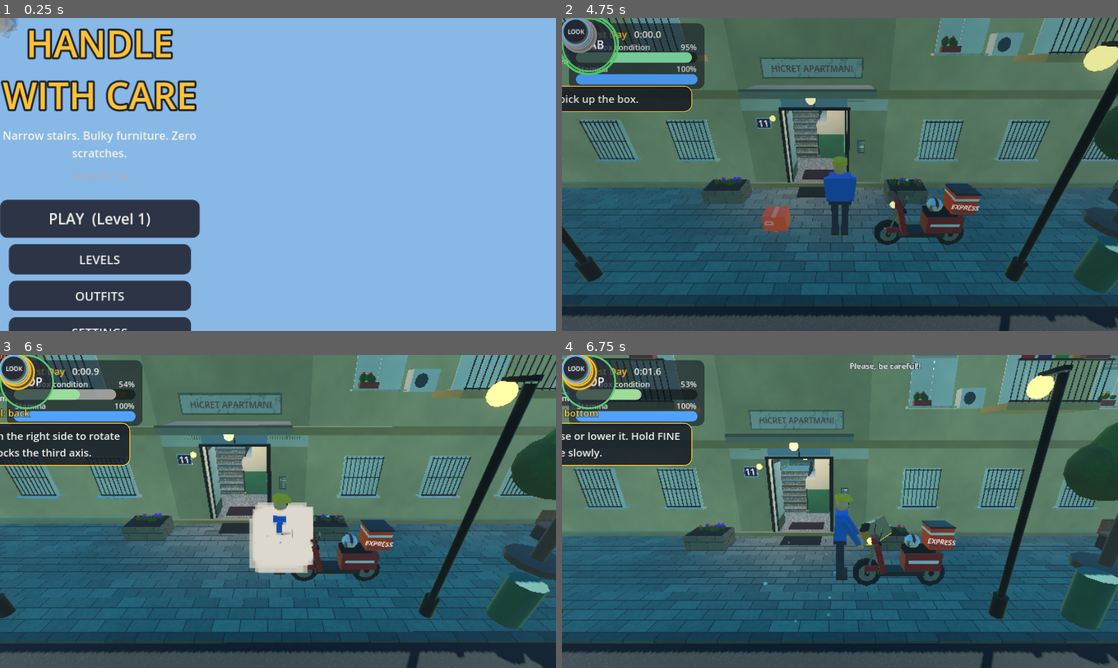
Above: before the commit, frames 1-4 (two rows, left to right).
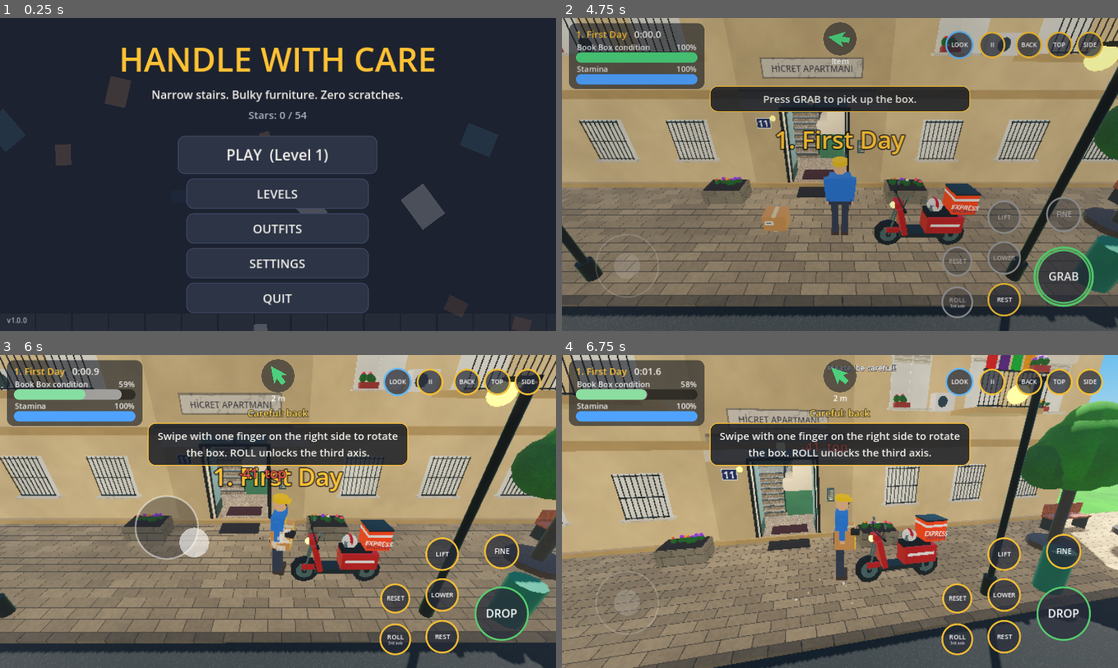
Above: after the commit, the same moments.

Repository: samildgan-beep/osman
Game: Godot game, scene res://scenes/main.tscn
The game is run twice, just before and just after one commit, with the same random seed, the same clock (stepped at 60 frames per second) and the same inputs.
Inputs (mouse positions are in pixels of both pictures, inside the frame that each line leads up to):
- Up to frame 1 (0.25 s): no input
- Up to frame 2 (4.75 s): click "LEVELS" at 0.5 s; click "OUTFITS" at 1.25 s; click (840, 262) at 2 s, where only the run after the commit has a clickable "SETTINGS"; click "PLAY (Level 1)" at 2.75 s; click "PLAY (Level 1)" at 3.5 s; click (650, 111) at 4.25 s
- Up to frame 3 (6 s): move the mouse to (400, 495) at 5.02 s; hold D (move_right) 5.03-5.75 s; tap Space (interact) at 5.1 s; click (400, 495) at 5.17 s; drag from (166, 527) to (250, 574) at 5.77 s
- Up to frame 4 (6.75 s): move the mouse to (895, 442) at 6.52 s; hold D (move_right) from 6.53 s (still down); tap 3 (cam_side) at 6.6 s

The runs differ from the first frame. In frame 1, 88% of the frame differs, in the area x 0-100%, y 0-100%; in frame 2, 83%; in frame 3, 83%; in frame 4, 93%.

Commit message:
Godot ile test edildi: arayüz boyut hatası (set_anchors_and_offsets_preset), başlangıçta hasar, oda kapısı yol noktası, sonuç ekranı yazıları, konfeti boyutu, renk tonu, kamera yakınlığı düzeltildi
Co-Authored-By: Claude Opus 5.5 <noreply@anthropic.com>
Claude-Session: https://claude.ai/code/session_01GwPHjynzYff5VSAKz4kzay

Diff:
--- a/scripts/core/level_builder.gd
+++ b/scripts/core/level_builder.gd
@@ -517,7 +517,7 @@
 		var bx := -24.0 + i * 6.0
 		var bh := rng.randf_range(7.0, 17.0)
 		var bcol := Color(MODERN_THEMES[(i + int(L.id)) % MODERN_THEMES.size()].facade).lightened(0.1)
-		solid(Vector3(bx, bh * 0.5, -22.0), Vector3(5.4, bh, 5.0), bcol, true, MBR)
+		solid(Vector3(bx, bh * 0.5, -22.0), Vector3(5.4, bh, 5.0), bcol, true, MP)
 		batch.add_box(Vector3(bx, bh + 0.15, -22.0), Vector3(5.7, 0.3, 5.3), Color("fdfbf5"), MPA)
 		var wy := 1.6
 		while wy < bh - 1.0:
@@ -1136,7 +1136,11 @@
 	info.goal_type = goal
 	info.apt_door_pos = Vector3(sx * X_out, y, zc)
 	info.corridor_end = Vector3((xw + x_end) * 0.5, y, zc) if turn == "none" else Vector3(anchors["corridor2"].pos)
-	info.room_door_pos = _door_world(room, door_side, y)
+	# Oda kapısının gerçek yeri (oda ortası değil): yol noktası ve yön oku için
+	if turn == "none":
+		info.room_door_pos = Vector3(x_end, y, zc)
+	else:
+		info.room_door_pos = Vector3((x_end + x_end + sx * cw) * 0.5, y, float(room.z0))
 	var isize: Vector3 = item.size
 	if goal == "door":
 		# Daire kapısının önündeki sahanlık
--- a/scripts/game/camera_rig.gd
+++ b/scripts/game/camera_rig.gd
@@ -200,7 +200,9 @@
 		camera.look_at(_pivot, Vector3.UP)
 	camera.fov = lerpf(camera.fov, 58.0 if narrow_view else fov_target, 1.0 - exp(-3.0 * delta))
 	if target.visual != null:
+		# Kamera karaktere çok yaklaşınca (dar yerler) görüşü kapatmasın
 		target.visual.set_head_visible(free_look or _cur_dist > 0.9)
+		target.visual.visible = free_look or _cur_dist > 0.6
 
 
 ## Pivottan kamera yönüne en fazla ne kadar gidilebilir (duvar çarpışması).
--- a/scripts/game/carry_item.gd
+++ b/scripts/game/carry_item.gd
@@ -151,6 +151,7 @@
 	state = State.FREE
 	resting = false
 	_fall_velocity = Vector3.ZERO
+	grace = 0.5   # yere konarken oturma darbesi hasar vermesin
 
 
 func pick_up() -> void:
@@ -192,7 +193,6 @@
 	var result := {"lag": 0.0, "rot_blocked": false}
 	if state != State.HELD:
 		return result
-	grace = maxf(0.0, grace - delta)
 	# Eşya şu an bir şeyin içindeyse dönüş testlerini atla (kilitlenmeyi önler).
 	var stuck := _overlaps(global_transform, _shape_small)
 
@@ -328,6 +328,7 @@
 # ================================================================ serbest durum (yerde / düşüyor)
 
 func _physics_process(delta: float) -> void:
+	grace = maxf(0.0, grace - delta)
 	_update_flash(delta)
 	match state:
 		State.HELD:
@@ -408,7 +409,7 @@
 		var collider := col.get_collider()
 		if collider != null and collider.has_method("on_bumped"):
 			collider.call("on_bumped")
-		if impact > Config.IMPACT_THRESHOLD:
+		if impact > Config.IMPACT_THRESHOLD and grace <= 0.0:
 			var face := _face_at(col.get_position())
 			var dmg := DamageModel.impact_damage(impact, float(data.get("fragility", 1.0)), DamageModel.face_multiplier(data, face)) * Config.DROP_DAMAGE_MULT
 			apply_damage(dmg, face, dmg >= 6.0, true)
--- a/scripts/game/effects.gd
+++ b/scripts/game/effects.gd
@@ -128,10 +128,11 @@
 	p.gravity = Vector3(0, -1.2, 0)
 	p.damping_min = 1.5
 	p.damping_max = 2.5
-	p.scale_amount_min = 0.06
-	p.scale_amount_max = 0.16
+	# Boyut doğrudan ağda: ölçek çarpanı her işleyicide aynı davranmayabiliyor
+	p.scale_amount_min = 0.6
+	p.scale_amount_max = 1.5
 	var qm := QuadMesh.new()
-	qm.size = Vector2.ONE
+	qm.size = Vector2(0.11, 0.11)
 	var m := StandardMaterial3D.new()
 	m.billboard_mode = BaseMaterial3D.BILLBOARD_PARTICLES
 	m.transparency = BaseMaterial3D.TRANSPARENCY_ALPHA
@@ -165,10 +166,10 @@
 	p.damping_max = 1.6
 	p.angular_velocity_min = -540.0
 	p.angular_velocity_max = 540.0
-	p.scale_amount_min = 0.05
-	p.scale_amount_max = 0.09
+	p.scale_amount_min = 0.7
+	p.scale_amount_max = 1.3
 	var qm := QuadMesh.new()
-	qm.size = Vector2(1.0, 0.6)
+	qm.size = Vector2(0.07, 0.045)
 	var m := StandardMaterial3D.new()
 	m.shading_mode = BaseMaterial3D.SHADING_MODE_UNSHADED
 	m.vertex_color_use_as_albedo = true
@@ -191,9 +192,8 @@
 
 func _auto_free(n: Node, sec: float) -> void:
 	var tm := get_tree().create_timer(sec, false)
-	tm.timeout.connect(func():
-		if is_instance_valid(n):
-			n.queue_free())
+	# Doğrudan metoda bağla: nesne silinirse bağlantı kendiliğinden kopar
+	tm.timeout.connect(n.queue_free)
 
 
 # ================================================================ fizikli parçalar
--- a/scripts/game/game.gd
+++ b/scripts/game/game.gd
@@ -105,9 +105,11 @@
 	psm.sky_energy_multiplier = 1.1
 	sky.sky_material = psm
 	env.sky = sky
-	env.ambient_light_source = Environment.AMBIENT_SOURCE_SKY
-	env.ambient_light_energy = 0.95
-	env.ambient_light_sky_contribution = 0.75
+	# Ortam ışığı nötr ve hafif sıcak: gökyüzü ışığı her şeyi maviye boyamasın
+	env.ambient_light_source = Environment.AMBIENT_SOURCE_COLOR
+	env.ambient_light_color = Color(0.93, 0.9, 0.86)
+	env.ambient_light_energy = 0.72
+	env.reflected_light_source = Environment.REFLECTION_SOURCE_SKY
 	env.tonemap_mode = Environment.TONE_MAPPER_FILMIC
 	env.tonemap_exposure = 1.1
 	env.tonemap_white = 6.0
@@ -121,7 +123,7 @@
 	env.glow_bloom = 0.06
 	env.glow_hdr_threshold = 1.1
 	env.fog_enabled = true
-	env.fog_light_color = Color("cfe6f5")
+	env.fog_light_color = Color("e4ecf2")
 	env.fog_density = 0.0035
 	env.fog_sky_affect = 0.0
 	_env = WorldEnvironment.new()
@@ -310,6 +312,16 @@
 	input.lift = 0.0
 	input.key_rotate = Vector3.ZERO
 	input.rotate_px = Vector2.ZERO
+
+
+## Bölüm bitince eğitim ve ipuçlarını kapat.
+func _end_hints() -> void:
+	if _tut_step >= 0 and _tut_step < _tutorial.size():
+		touch.highlight(str(_tutorial[_tut_step].hl), false)
+	_tut_step = _tutorial.size()
+	_tips.clear()
+	hud.hint("")
+	hud.show_proximity([])
 
 
 func _exit_free_look() -> void:
@@ -702,6 +714,7 @@
 
 func _win() -> void:
 	_exit_free_look()
+	_end_hints()
 	phase = Phase.WON
 	player.frozen = true
 	touch.release_all()
@@ -748,14 +761,18 @@
 		# Kamera taşıyıcının arkasında, ev sahibine bakar; biraz yandan
 		cam.focus(atan2(d.x, d.z) + 0.45, -18.0, 4.2)
 	var tm := get_tree().create_timer(1.6, false)
-	tm.timeout.connect(func():
-		if is_instance_valid(fx) and is_instance_valid(npc):
-			fx.confetti(npc.global_position + Vector3(0, 2.2, 0), 70)
-			AudioManager.play("star", -4.0, 1.2))
+	tm.timeout.connect(_second_confetti)
+
+
+func _second_confetti() -> void:
+	if is_instance_valid(fx) and is_instance_valid(npc):
+		fx.confetti(npc.global_position + Vector3(0, 2.2, 0), 70)
+		AudioManager.play("star", -4.0, 1.2)
 
 
 func _fail(reason: String, tip: String) -> void:
 	_exit_free_look()
+	_end_hints()
 	phase = Phase.FAILED
 	player.frozen = true
 	if player.is_holding():
--- a/scripts/game/homeowner.gd
+++ b/scripts/game/homeowner.gd
@@ -164,9 +164,7 @@
 	say("Thank you so much! I'm so happy!", 3.0)
 	var follow := "Not a single scratch! You're the best mover ever!" if perfect else _pick(["It looks perfect here!", "Wonderful job, thank you!", "I love it! Thank you!"])
 	var tm := get_tree().create_timer(3.0, false)
-	tm.timeout.connect(func():
-		if is_instance_valid(self):
-			say(follow, 3.0))
+	tm.timeout.connect(say.bind(follow, 3.0))
 
 
 func sad() -> void:
--- a/scripts/input/touch_controls.gd
+++ b/scripts/input/touch_controls.gd
@@ -22,7 +22,7 @@
 
 
 func _ready() -> void:
-	set_anchors_preset(Control.PRESET_FULL_RECT)
+	set_anchors_and_offsets_preset(Control.PRESET_FULL_RECT)
 	mouse_filter = Control.MOUSE_FILTER_IGNORE
 	_make_button("interact", "GRAB", "tap", 62.0)
 	_make_button("rest", "REST", "tap", 38.0)
@@ -116,7 +116,15 @@
 		buttons[id].queue_redraw()
 
 
+var _laid_size := Vector2.ZERO
+
+
 func _process(_delta: float) -> void:
+	# Boyut sonradan belli olur / ekran döner: düğmeleri yeniden yerleştir
+	if size != _laid_size and size.x > 0.0 and size.y > 0.0:
+		_laid_size = size
+		_layout()
+		queue_redraw()
 	if state == null:
 		return
 	# Basılı tutulan düğmeler
--- a/scripts/main.gd
+++ b/scripts/main.gd
@@ -19,7 +19,7 @@
 	add_child(_menu_layer)
 	_fade = ColorRect.new()
 	_fade.color = Color(0, 0, 0, 0)
-	_fade.set_anchors_preset(Control.PRESET_FULL_RECT)
+	_fade.set_anchors_and_offsets_preset(Control.PRESET_FULL_RECT)
 	_fade.mouse_filter = Control.MOUSE_FILTER_IGNORE
 	var fade_layer := CanvasLayer.new()
 	fade_layer.layer = 100
--- a/scripts/ui/hud.gd
+++ b/scripts/ui/hud.gd
@@ -23,12 +23,12 @@
 
 
 func _ready() -> void:
-	set_anchors_preset(Control.PRESET_FULL_RECT)
+	set_anchors_and_offsets_preset(Control.PRESET_FULL_RECT)
 	mouse_filter = Control.MOUSE_FILTER_IGNORE
 	theme = UITheme.get_theme()
 
 	_flash = ColorRect.new()
-	_flash.set_anchors_preset(Control.PRESET_FULL_RECT)
+	_flash.set_anchors_and_offsets_preset(Control.PRESET_FULL_RECT)
 	_flash.color = Color(1, 0.1, 0.05, 0.0)
 	_flash.mouse_filter = Control.MOUSE_FILTER_IGNORE
 	add_child(_flash)
@@ -88,14 +88,14 @@
 	add_child(_center)
 
 	_popups = Control.new()
-	_popups.set_anchors_preset(Control.PRESET_FULL_RECT)
+	_popups.set_anchors_and_offsets_preset(Control.PRESET_FULL_RECT)
 	_popups.mouse_filter = Control.MOUSE_FILTER_IGNORE
 	add_child(_popups)
 
 
 ## Kontrolü bir bağlantı noktasına (anchor) göre yerleştirir; r = bağlantıya göre ofset dikdörtgeni.
 static func place(c: Control, preset: Control.LayoutPreset, r: Rect2) -> void:
-	c.set_anchors_preset(preset)
+	c.set_anchors_and_offsets_preset(preset)
 	c.offset_left = r.position.x
 	c.offset_top = r.position.y
 	c.offset_right = r.position.x + r.size.x
@@ -116,7 +116,7 @@
 	gt.height = 256
 	var tr := TextureRect.new()
 	tr.texture = gt
-	tr.set_anchors_preset(Control.PRESET_FULL_RECT)
+	tr.set_anchors_and_offsets_preset(Control.PRESET_FULL_RECT)
 	tr.stretch_mode = TextureRect.STRETCH_SCALE
 	tr.expand_mode = TextureRect.EXPAND_IGNORE_SIZE
 	tr.mouse_filter = Control.MOUSE_FILTER_IGNORE
--- a/scripts/ui/level_select.gd
+++ b/scripts/ui/level_select.gd
@@ -36,7 +36,7 @@
 	b.disabled = not unlocked
 	b.clip_contents = true
 	var vb := VBoxContainer.new()
-	vb.set_anchors_preset(Control.PRESET_FULL_RECT)
+	vb.set_anchors_and_offsets_preset(Control.PRESET_FULL_RECT)
 	vb.mouse_filter = Control.MOUSE_FILTER_IGNORE
 	vb.alignment = BoxContainer.ALIGNMENT_CENTER
 	vb.add_theme_constant_override("separation", 2)
--- a/scripts/ui/main_menu.gd
+++ b/scripts/ui/main_menu.gd
@@ -13,7 +13,7 @@
 
 
 func _ready() -> void:
-	set_anchors_preset(Control.PRESET_FULL_RECT)
+	set_anchors_and_offsets_preset(Control.PRESET_FULL_RECT)
 	theme = UITheme.get_theme()
 	var rng := RandomNumberGenerator.new()
 	rng.seed = 42
@@ -24,17 +24,20 @@
 			"c": [Color("b5835a"), Color("8a5a3b"), Color("3f6e8c"), Color("e9edf0"), Color("24395e")][i % 5],
 		})
 	var center := CenterContainer.new()
-	center.set_anchors_preset(Control.PRESET_FULL_RECT)
+	center.set_anchors_and_offsets_preset(Control.PRESET_FULL_RECT)
 	add_child(center)
 	var vb := VBoxContainer.new()
 	vb.alignment = BoxContainer.ALIGNMENT_CENTER
-	vb.add_theme_constant_override("separation", 14)
+	vb.add_theme_constant_override("separation", 10)
 	center.add_child(vb)
-	var title := UITheme.label("HANDLE WITH CARE", 84, UITheme.ACCENT, HORIZONTAL_ALIGNMENT_CENTER)
+	var title := UITheme.label("HANDLE WITH CARE", 76, UITheme.ACCENT, HORIZONTAL_ALIGNMENT_CENTER)
+	title.autowrap_mode = TextServer.AUTOWRAP_OFF
 	title.add_theme_constant_override("outline_size", 18)
 	title.add_theme_color_override("font_outline_color", Color("1d2230"))
 	vb.add_child(title)
-	vb.add_child(UITheme.label("Narrow stairs. Bulky furniture. Zero scratches.", 26, UITheme.TEXT, HORIZONTAL_ALIGNMENT_CENTER))
+	var sub := UITheme.label("Narrow stairs. Bulky furniture. Zero scratches.", 26, UITheme.TEXT, HORIZONTAL_ALIGNMENT_CENTER)
+	sub.autowrap_mode = TextServer.AUTOWRAP_OFF
+	vb.add_child(sub)
 	_stars_label = UITheme.label("", 24, UITheme.MUTED, HORIZONTAL_ALIGNMENT_CENTER)
 	vb.add_child(_stars_label)
 	var spacer := Control.new()
--- a/scripts/ui/overlay.gd
+++ b/scripts/ui/overlay.gd
@@ -8,7 +8,7 @@
 
 
 func _init() -> void:
-	set_anchors_preset(Control.PRESET_FULL_RECT)
+	set_anchors_and_offsets_preset(Control.PRESET_FULL_RECT)
 	mouse_filter = Control.MOUSE_FILTER_STOP
 	theme = UITheme.get_theme()
 	process_mode = Node.PROCESS_MODE_ALWAYS
@@ -17,11 +17,11 @@
 func build_frame(title: String, min_size: Vector2 = Vector2(620, 0), dim_alpha: float = 0.6) -> void:
 	_dim = ColorRect.new()
 	_dim.color = Color(0.02, 0.03, 0.06, dim_alpha)
-	_dim.set_anchors_preset(Control.PRESET_FULL_RECT)
+	_dim.set_anchors_and_offsets_preset(Control.PRESET_FULL_RECT)
 	_dim.mouse_filter = Control.MOUSE_FILTER_STOP
 	add_child(_dim)
 	var center := CenterContainer.new()
-	center.set_anchors_preset(Control.PRESET_FULL_RECT)
+	center.set_anchors_and_offsets_preset(Control.PRESET_FULL_RECT)
 	center.mouse_filter = Control.MOUSE_FILTER_IGNORE
 	add_child(center)
 	panel = PanelContainer.new()
--- a/scripts/ui/result_panel.gd
+++ b/scripts/ui/result_panel.gd
@@ -67,7 +67,10 @@
 
 
 func _stat(grid: GridContainer, k: String, v: String) -> void:
-	grid.add_child(UITheme.label(k, 24, UITheme.MUTED))
+	var kl := UITheme.label(k, 24, UITheme.MUTED)
+	kl.autowrap_mode = TextServer.AUTOWRAP_OFF
+	grid.add_child(kl)
 	var l := UITheme.label(v, 24, UITheme.TEXT)
+	l.autowrap_mode = TextServer.AUTOWRAP_OFF
 	l.horizontal_alignment = HORIZONTAL_ALIGNMENT_RIGHT
 	grid.add_child(l)
--- /dev/null
+++ b/tests/shots.gd
@@ -0,0 +1,108 @@
+extends Node
+## Geliştirme aracı: sanal ekranda oyunu açıp ekran görüntüleri kaydeder.
+## godot --path . res://tests/shots.tscn -- <çıktı_klasörü>
+var out := "user://shots"
+
+func _ready() -> void:
+	GameState.persist = false
+	var args := OS.get_cmdline_user_args()
+	if args.size() > 0:
+		out = args[0]
+	DirAccess.make_dir_recursive_absolute(out)
+	await _menu_shots()
+	await _level_shots(1, "l1")
+	await _win_shots(1, "w1")
+	await _level_shots(16, "l16")
+	get_tree().quit()
+
+
+func _menu_shots() -> void:
+	var layer := CanvasLayer.new()
+	add_child(layer)
+	var mm := MainMenu.new()
+	layer.add_child(mm)
+	await _wait(30)
+	await _snap("menu_main")
+	var ls := LevelSelect.new()
+	layer.add_child(ls)
+	await _wait(30)
+	await _snap("menu_levels")
+	layer.queue_free()
+	await _wait(3)
+
+
+## Eşyayı hedefe koyup kutlamayı ve sonuç ekranını görüntüle.
+func _win_shots(id: int, tag: String) -> void:
+	var game := Game.new()
+	game.setup(id)
+	add_child(game)
+	await _wait(30)
+	var g: Vector3 = game.info.goal_center
+	game.player.teleport(g + Vector3(1.2, 0.05, 0.0), PI * 0.5)
+	game.item.place_on_ground(g)
+	await _wait_sec(2.2)
+	await _snap(tag + "_celebrate")
+	await _wait_sec(3.5)
+	await _snap(tag + "_result")
+	game.queue_free()
+	await _wait(5)
+
+
+func _snap(name: String) -> void:
+	await RenderingServer.frame_post_draw
+	var img := get_viewport().get_texture().get_image()
+	img.save_png(out.path_join(name + ".png"))
+	print("saved ", name)
+
+
+func _wait_sec(s: float) -> void:
+	var t0 := Time.get_ticks_msec()
+	while Time.get_ticks_msec() - t0 < int(s * 1000.0):
+		await get_tree().process_frame
+
+
+func _wait(n: int) -> void:
+	for i in n:
+		await get_tree().process_frame
+
+
+func _level_shots(id: int, tag: String) -> void:
+	var game := Game.new()
+	game.setup(id)
+	add_child(game)
+	await _wait(40)
+	await _snap(tag + "_start")
+	# Eşyayı al
+	var p := game.player
+	var to_item := game.item.global_position - p.global_position
+	to_item.y = 0
+	p.teleport(game.item.global_position - to_item.normalized() * (1.0 + game.item.half.z) + Vector3(0, 0.05 - game.item.global_position.y, 0), atan2(-to_item.x, -to_item.z))
+	await _wait(5)
+	game.input.press("interact")
+	await _wait(60)
+	# Yandan yakın bakış (eller eşyaya değiyor mu)
+	game.cam.yaw = p.get_yaw() + PI * 0.5
+	game.cam.pitch = deg_to_rad(-12)
+	game.cam.dist = 2.6
+	await _wait(40)
+	await _snap(tag + "_hold_side")
+	game.input.lift = 1.0
+	await _wait(25)
+	game.input.lift = 0.0
+	await _wait(10)
+	await _snap(tag + "_hold_lifted")
+	# Merdivenin başına götür
+	var wps: Array = game.info.waypoints
+	p.teleport(wps[1] + Vector3(0, 0.05, -0.6), PI)
+	game.cam.yaw = PI + 0.4
+	game.cam.pitch = deg_to_rad(-25)
+	game.cam.dist = 4.5
+	await _wait(60)
+	await _snap(tag + "_stairs")
+	# Ara sahanlık
+	p.teleport(wps[3] + Vector3(0, 0.05, 0), 0.0)
+	game.cam.yaw = 0.6
+	await _wait(60)
+	await _snap(tag + "_landing")
+	game.queue_free()
+	await _wait(5)
--- /dev/null
+++ b/tests/shots.tscn
@@ -0,0 +1,6 @@
+[gd_scene load_steps=2 format=3]
+
+[ext_resource type="Script" path="res://tests/shots.gd" id="1"]
+
+[node name="Shots" type="Node"]
+script = ExtResource("1")
Not shown, added: icon.svg.import
